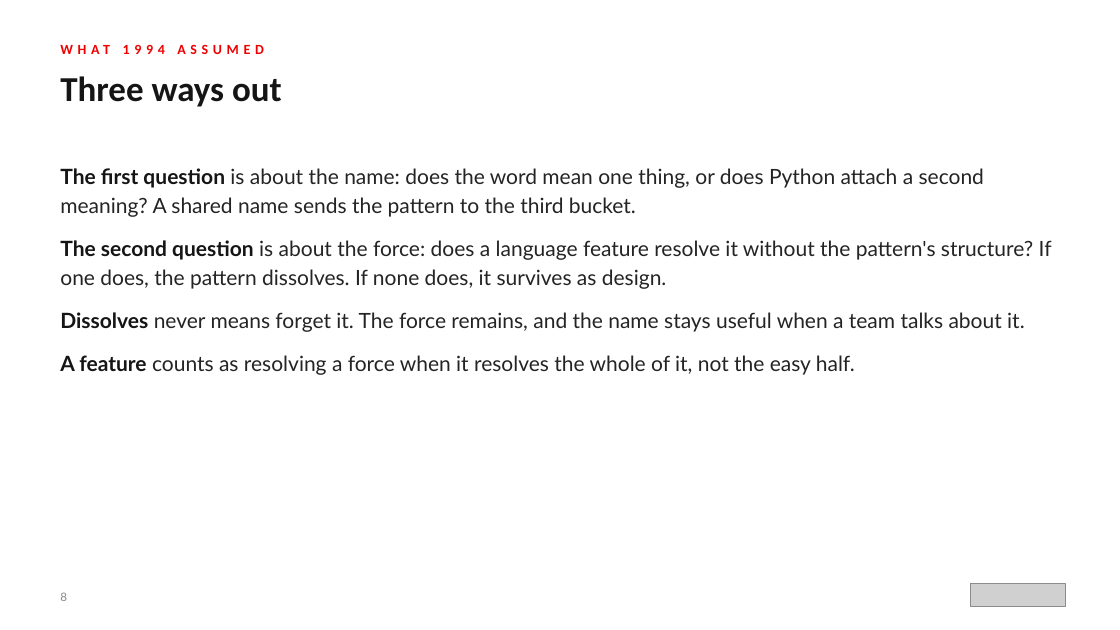
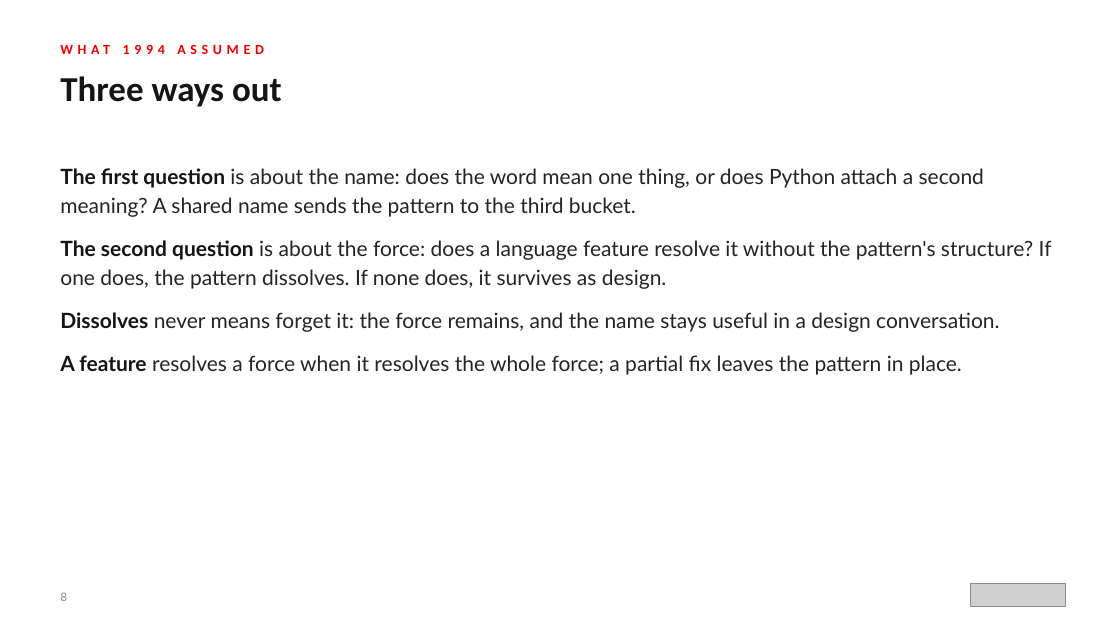
Before and after one commit to patterncatalyst/design-patterns-with-python, a slide deck: slide 8 of presentation/design-patterns-with-python-101-patterns-and-solid.pptx. Drawn at 1120x630 pixels with LibreOffice and Linux fonts; fonts in the diff are those of the drawing; grey boxes stand for pictures. Boxes give left, top, right and bottom in pixels: in the first picture for what was removed or moved away, otherwise in the second. Text is boxed around its words. In the diff, an @@ line names an element or a change of style, - is before the commit and + after.

```diff
--- a/presentation/design-patterns-with-python-101-patterns-and-solid.pptx
+++ b/presentation/design-patterns-with-python-101-patterns-and-solid.pptx
@@ text at <box>60,312,999,375</box>: text changed @@
-● Dissolves never means forget it. The force remains, and the name stays useful when a team talks about it.
-● A feature counts as resolving a force when it resolves the whole of it, not the easy half.
+● Dissolves never means forget it: the force remains, and the name stays useful in a design conversation.
+● A feature resolves a force when it resolves the whole force; a partial fix leaves the pattern in place.
```
Also in this commit, not shown: 13 other slides changed, 3 other files.
